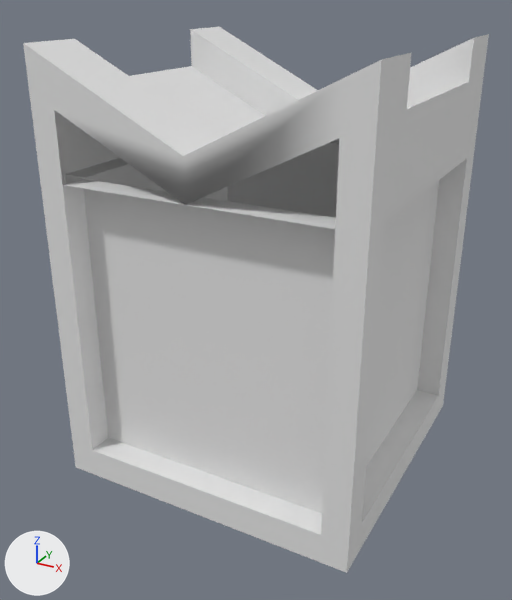
Renders of the FBX model GT_FinalProject/Assets/TowerBlocks/TopSlanted.fbx from each side of a commit.
One viewpoint serves both versions: a camera (50 mm lens) standing at (4.44, -3.74, 7.62) and looking at (2.37, 0.03, 5.73). The lights are fixed; the arrows at lower left show +X, +Y and +Z. Where no turn or scale is listed for an object, it has been applied to the vertices. Vertices at the same position are counted once.

The first picture shows 'TopSlanted'.
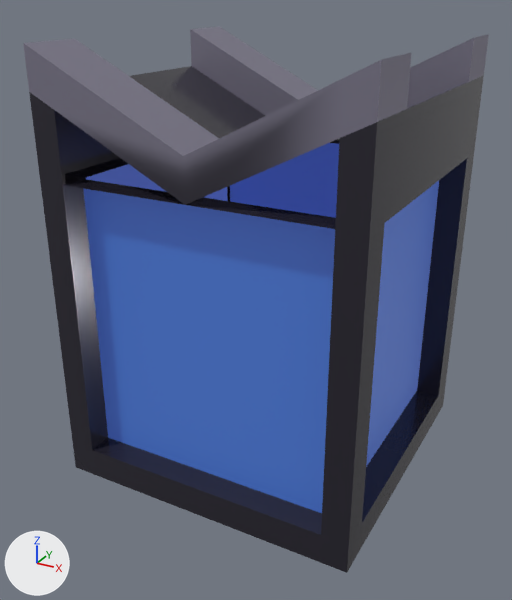
Changed parts and their boxes [x1, y1, x2, y2] in the pictures (512 x 600 px):
part 1 of me_cube_011, recoloured (grey to black): [29, 66, 484, 573] in both
part 2 of me_cube_011, recoloured: [23, 39, 412, 205] in both
part 3 of me_cube_011, recoloured (white to grey): [190, 27, 489, 116] in both
part 4 of me_cube_011, recoloured (grey to blue): [84, 143, 439, 513] in both

What the commit changed:
Material 'BlueLight' (mat_bluelight) is new.
Its base color is (0.0309, 0.14, 0.411) (blue #3169ac).
Its emission color is (0.0269, 0.0402, 0.184) (dark blue #2e3877).
Its emission strength is 1.0.
Material 'Roof' (mat_roof) is new.
Its base color is (0.234, 0.22, 0.296) (grey #858194).
Its metallic is 0.333.
Material 'DefaultTower' (mat_defaulttower) is new.
Its base color is (0.0292, 0.0262, 0.0397) (black #302d38).
Its metallic is 0.267.
Its roughness is 0.183.
me_cube_011 has 124 vertices, 116 faces and spans x -1.0..1.0, y -1.0..1.0, z 0.0..2.75.
me_cube_011 is used by ob_topslanted; location (2.418, 0.18, 4.602).
me_cube_011 part 1: 84 of the faces centred in x -1.0..1.0, y -1.0..1.0, z 0.0..2.46 switch from no material to mat_defaulttower (black #302d38).
me_cube_011 part 2: all 14 faces centred in x -1.0..1.0, y -1.0..-0.6, z 2.33..2.71 switch from no material to mat_roof (grey #858194).
me_cube_011 part 3: all 14 faces centred in x -1.0..1.0, y 0.6..1.0, z 2.33..2.71 switch from no material to mat_roof (grey #858194).
me_cube_011 part 4: all 4 faces centred in x -0.83..0.83, y -0.83..0.83, z 1.1 switch from no material to mat_bluelight (blue #3169ac).
